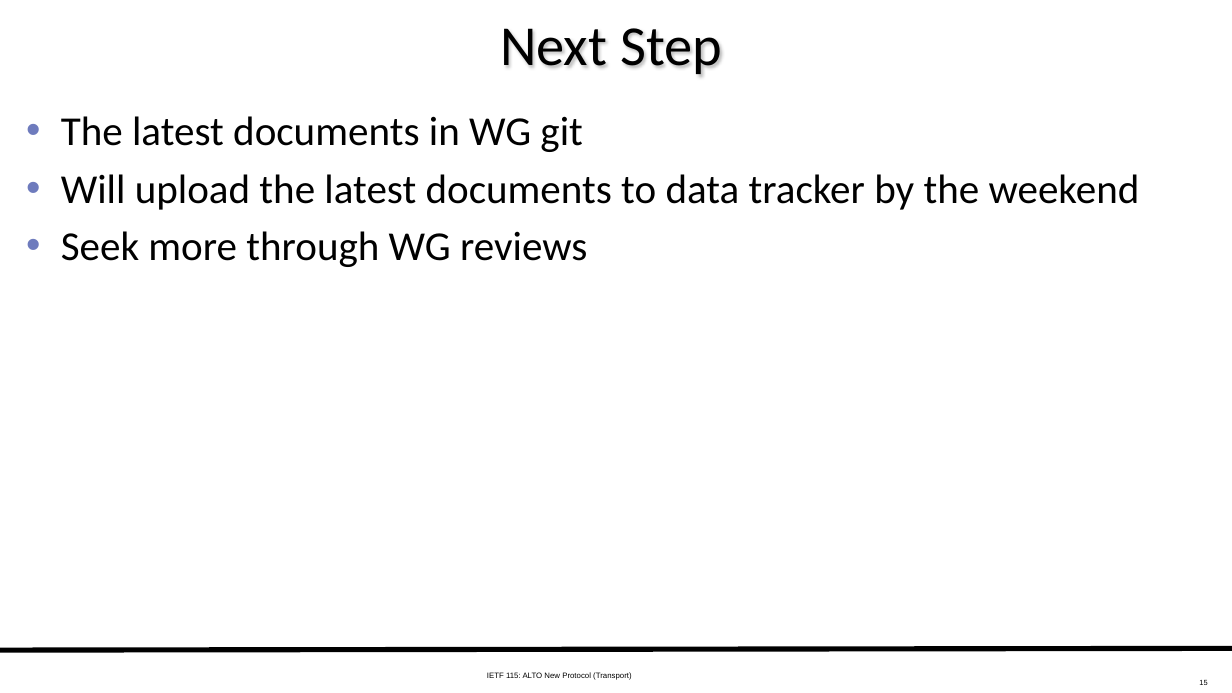
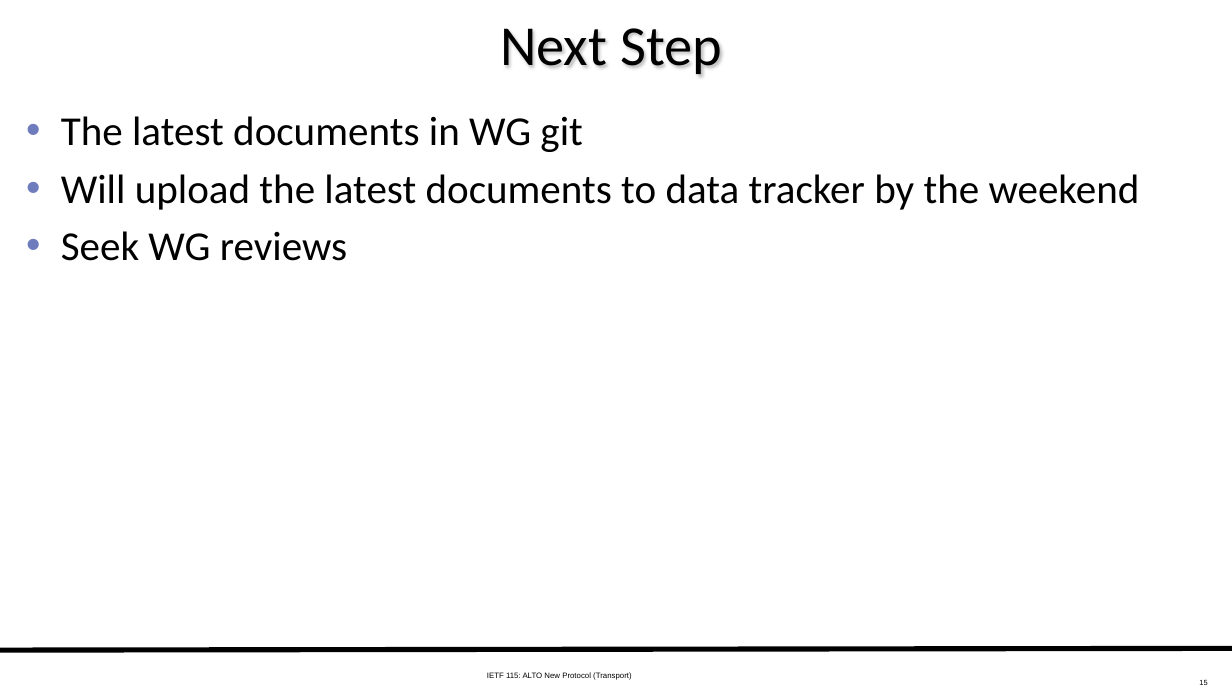
Before and after one commit to ietf-wg-alto/wg-materials, a slide deck: slide 15 of meetings-ietf/ietf-115/slides-115-alto-transport-11-11-working-11-09.pptx. Drawn at 1232x693 pixels with LibreOffice and Linux fonts; fonts in the diff are those of the drawing. Boxes give left, top, right and bottom in pixels: in the first picture for what was removed or moved away, otherwise in the second. Text is boxed around its words. In the diff, an @@ line names an element or a change of style, - is before the commit and + after.

```diff
--- a/meetings-ietf/ietf-115/slides-115-alto-transport-11-11-working-11-09.pptx
+++ b/meetings-ietf/ietf-115/slides-115-alto-transport-11-11-working-11-09.pptx
@@ text at <box>61,231,347,261</box>: text changed @@
-• Seek more through WG reviews
+• Seek WG reviews
```
Also in this commit, not shown: 8 other slides changed.
